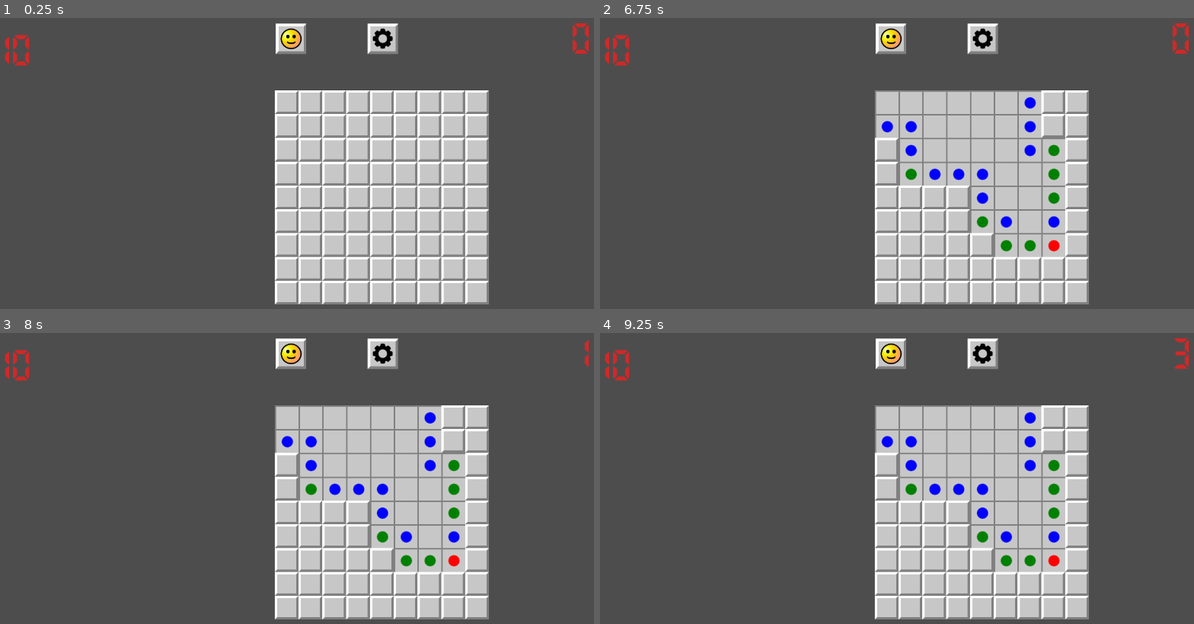
Above: before the commit, frames 1-4 (two rows, left to right).
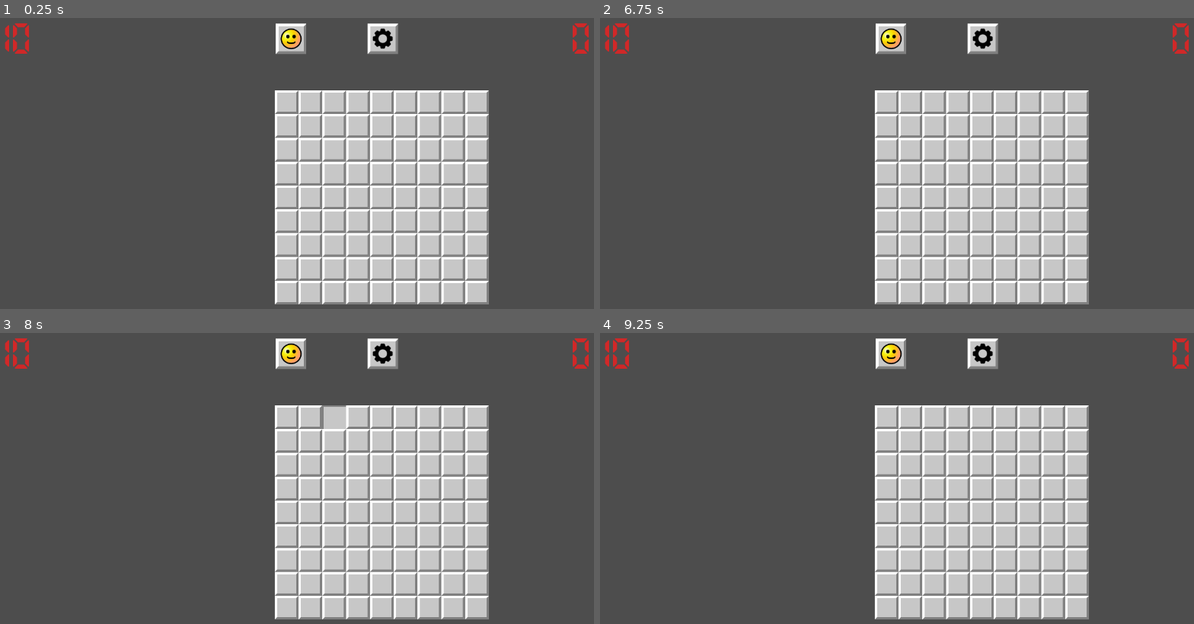
Above: after the commit, the same moments.

Repository: Joseph-Orawiec/Actually-Good-3D-Minesweeper
Game: Godot game, scene res://scenes/mine_field/mine_field.tscn
Same seed, same stepped clock (60 frames per second), same inputs: the game is played once before the commit and once after it.
Inputs (mouse positions are in pixels of both pictures, inside the frame that each line leads up to):
- Up to frame 1 (0.25 s): no input
- Up to frame 2 (6.75 s): click (891, 38) at 0.5 s; click (891, 38) at 1.25 s; click (891, 38) at 2 s; click (980, 38) at 2.75 s; click "Easy" at 3.5 s; click "Easy" at 4.25 s; click (825, 90) at 5 s; tap Enter at 5.75 s; move the mouse to (885, 102) at 5.77 s; press the mouse at (885, 102) at 5.78 s; tap Space (space, bound only after the commit) at 6.05, 6.5, 6.6 s; move the mouse to (908, 102) at 6.52 s; release the mouse at (908, 102) at 6.53 s
- Up to frame 3 (8 s): click (308, 417) at 6.8 s; move the mouse to (332, 417) at 7.27 s; press the mouse at (332, 417) at 7.28 s; tap Space (space, bound only after the commit) at 7.55 s
- Up to frame 4 (9.25 s): tap Enter at 8 s; move the mouse to (956, 417) at 8.02 s; release the mouse at (956, 417) at 8.03 s; right-click (956, 417) at 8.1 s; click (956, 417) at 8.3 s; move the mouse to (980, 417) at 8.77 s; tap Middle mouse button (pan) at 8.85 s; tap Space (space, bound only after the commit) at 9.05 s

The runs differ from the first frame. In frame 1, 0.3% of the frame differs, in the area x 0-5%, y 1-17%; in frame 2, 6.2%; in frame 3, 6.2%; in frame 4, 6.3%, in the area x 0-99%, y 1-83%.

Commit message:
Can't continue on Win/Loss

Diff:
--- a/project.godot
+++ b/project.godot
@@ -60,6 +60,11 @@
 "events": [Object(InputEventMouseButton,"resource_local_to_scene":false,"resource_name":"","device":-1,"window_id":0,"a …(253 unchanged characters)…
 ]
 }
+space={
+"deadzone": 0.5,
+"events": [Object(InputEventKey,"resource_local_to_scene":false,"resource_name":"","device":-1,"window_id":0,"alt_pressed":false,"shift_pressed":false,"ctrl_pressed":false,"meta_pressed":false,"pressed":false,"keycode":0,"physical_keycode":32,"key_label":0,"unicode":32,"echo":false,"script":null)
+]
+}
 
 [rendering]
 
--- a/scenes/cell/cell.gd
+++ b/scenes/cell/cell.gd
@@ -15,6 +15,8 @@
 var is_pressed = false
 var is_flagged = false
 var is_chording = false
+
+var pause = false
 
 @onready var sprite_node = $Sprite2D # node reference to change the texture
 
@@ -80,11 +82,13 @@
 
 # special flag function for when a game is won, flag all other mines
 func won():
+	pause = true
 	if id == -1 and not is_flagged:
 		flagged.emit(true)
 		sprite_node.set_texture(Assets.get_sprite('flag'))
 
 func lost():
+	pause = true
 	if id == -1 and not is_pressed:
 		sprite_node.set_texture(Assets.get_sprite('mine_reveal'))
 
@@ -124,16 +128,18 @@
 # Signal stuff: mouse enter/leave
 func _on_mouse_entered():
 	# start polling if mouse is on cell
-	set_process(true)
+	if not pause:
+		set_process(true)
 
 func _on_mouse_exited():
-	# Stop polling if mouse isn't on cell
-	set_process(false)
-	# only reset the sprite if it's not flagged and not already pressed
-	if not is_pressed and not is_flagged:
-		sprite_node.set_texture(Assets.get_sprite('unkown'))
+	if not pause:
+		# Stop polling if mouse isn't on cell
+		set_process(false)
+		# only reset the sprite if it's not flagged and not already pressed
+		if not is_pressed and not is_flagged:
+			sprite_node.set_texture(Assets.get_sprite('unkown'))
 
-	# make sure to reset cells' sprites if stopped chording (was about to but moved mouse which means there was no release)
-	if is_chording:
-		is_chording = false
-		chord_canceled.emit(v)
+		# make sure to reset cells' sprites if stopped chording (was about to but moved mouse which means there was no release)
+		if is_chording:
+			is_chording = false
+			chord_canceled.emit(v)
--- a/scenes/mine_field/mine_field.gd
+++ b/scenes/mine_field/mine_field.gd
@@ -29,7 +29,7 @@
 
 # Called when first constructed
 func _init():
-	_on_init(Vector2(9, 9), 10)
+	_on_init(dimension, count)
 
 #
 func _on_init(d, c):
@@ -46,8 +46,8 @@
 
 	var cell = preload("res://scenes/cell/cell.tscn")
 	#initialize the game array full of 0's and setup cells
-	for y in dimension.x:
-		for x in dimension.y:
+	for x in dimension.x:
+		for y in dimension.y:
 			field_dict[Vector2(x, y)] = 0
 			# Setup cells
 			node_dict[Vector2(x, y)] = cell.instantiate()
@@ -162,3 +162,7 @@
 		var current_node = node_dict.get(v + u, null)
 		if current_node != null: # if exists
 			current_node.chord_cancel()
+
+func _input(event):
+	if event.is_action('space'):
+		$gui._on_start_game_pressed()
--- a/scenes/ui/gui.gd
+++ b/scenes/ui/gui.gd
@@ -111,8 +111,15 @@
 func flag_update(is_flag):
 	if is_flag:
 		$mine_count.text = str(int($mine_count.text) - 1)
+
+		if int($mine_count.text) < 0:
+			$mine_count.position = Vector2(14, -106)
+
 	else:
 		$mine_count.text = str(int($mine_count.text) + 1)
+		if int($mine_count.text) >= 0:
+			$mine_count.position = Vector2(14, -131)
+
 
 func timer_start():
 	set_process(true)
@@ -145,6 +152,7 @@
 
 func end_game(is_won):
 	set_process(false)
+	$timer.text = str(snapped(timer, .001))
 	if is_won:
 		$start_game.texture_normal = preload('res://assets/sprites/ui/game_won.png')
 	else:
--- a/scenes/ui/gui.tscn
+++ b/scenes/ui/gui.tscn
@@ -33,9 +33,9 @@
 
 [node name="mine_count" type="Label" parent="."]
 offset_left = 14.0
-offset_top = -106.0
+offset_top = -131.0
 offset_right = 344.0
-offset_bottom = 103.0
+offset_bottom = 78.0
 text = "10"
 label_settings = SubResource("LabelSettings_k3tvf")
 vertical_alignment = 2
Not shown, added: export_presets.cfg
Not shown, added: scenes/mine_field/min7C6B.tmp
Not shown, added: scenes/mine_field/min9244.tmp
